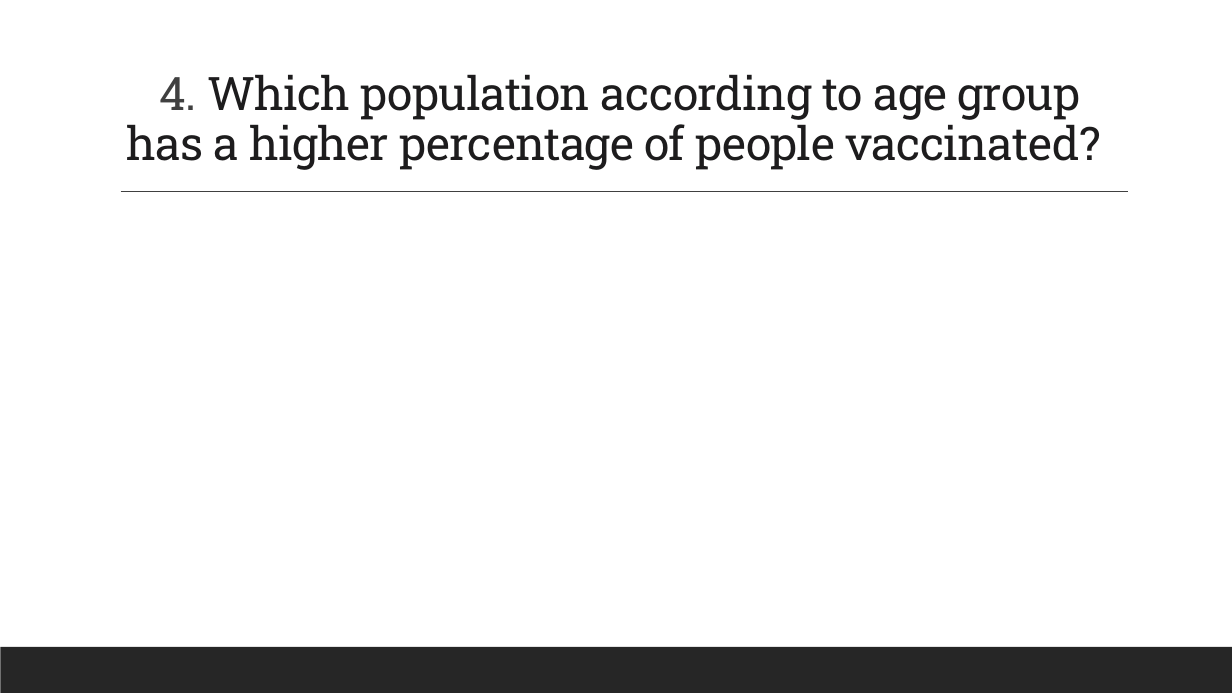
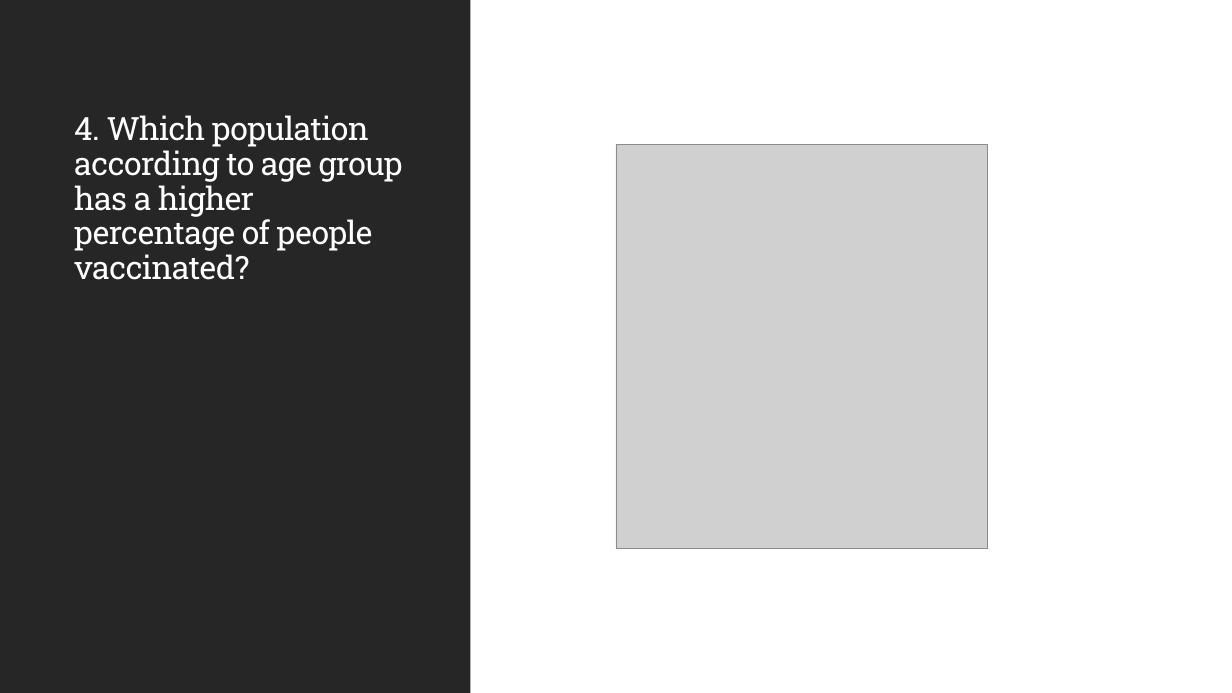
Before and after one commit to Ramsha2025/US-Vaccine-Tracker-Challenge, a slide deck: slide 7 of US Vaccine Tracker.pptx. Drawn at 1232x693 pixels with LibreOffice and Linux fonts; fonts in the diff are those of the drawing; grey boxes stand for pictures. Boxes give left, top, right and bottom in pixels: in the first picture for what was removed or moved away, otherwise in the second. Text is boxed around its words. In the diff, an @@ line names an element or a change of style, - is before the commit and + after.

```diff
--- a/US Vaccine Tracker.pptx
+++ b/US Vaccine Tracker.pptx
@@ rectangle added at <box>0,0,470,693</box>, fill #262626 @@
@@ title "4. Which population according to ...": place and size @@
-title "4. Which population according to ..." at <box>127,74,1101,170</box>
+title "4. Which population according to ..." at <box>74,115,403,280</box>
@@ title "4. Which population according to ..." at <box>74,115,403,280</box>: size 36 to 25 pt, text colour #1D1C1D to #FFFFFF; text colour #404040 to #FFFFFF in "4."; alignment centre to left @@
@@ picture added at <box>616,144,989,549</box> @@
@@ line removed from (121, 192) to (1128, 192) @@
@@ rectangle removed at <box>0,647,1232,693</box> @@
```
Also in this commit, not shown: 3 other slides changed.
